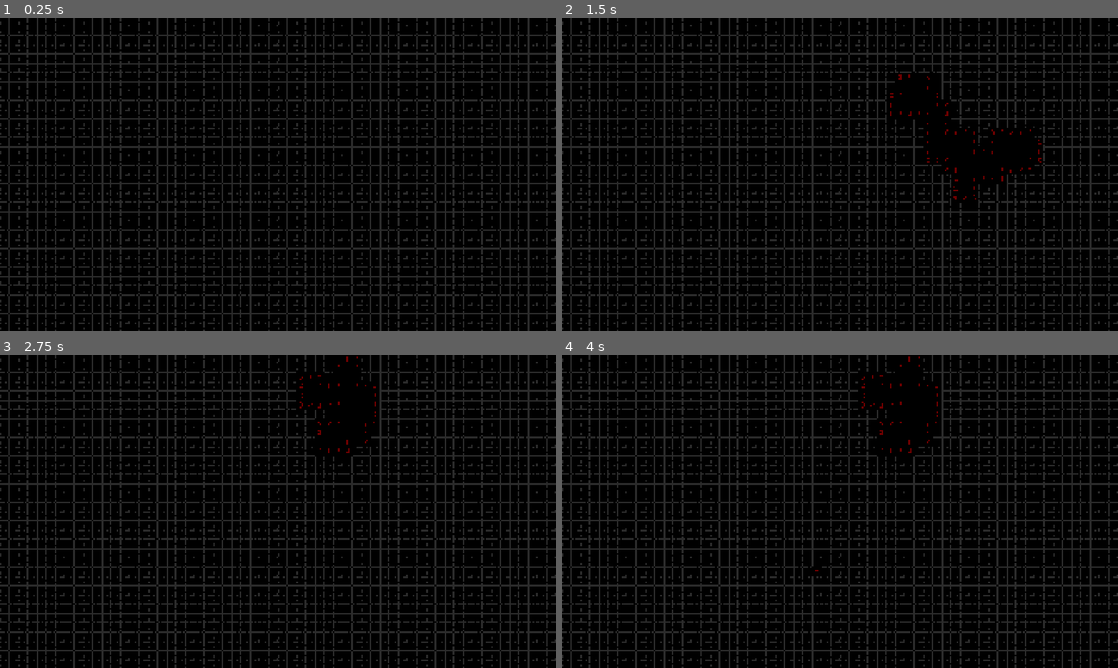
Above: before the commit, frames 1-4 (two rows, left to right).
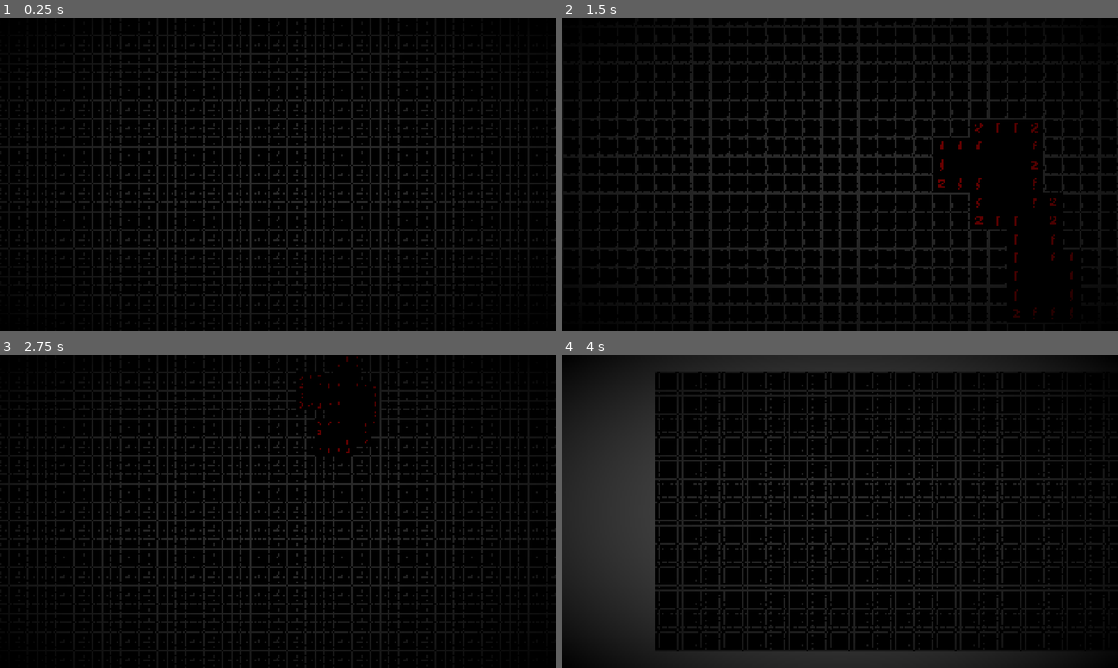
Above: after the commit, the same moments.

Repository: golopogus/overmine_testing
Game: Godot game, scene res://main_scene.tscn
The game is run twice, just before and just after one commit, with the same random seed, the same clock (stepped at 60 frames per second) and the same inputs.
Inputs (mouse positions are in pixels of both pictures, inside the frame that each line leads up to):
- Up to frame 1 (0.25 s): no input
- Up to frame 2 (1.5 s): tap Enter at 0.5 s; move the mouse to (962, 158) at 0.52 s; hold Up (ui_up) 0.53-1.28 s; hold Middle mouse button (pan) 0.53-1.28 s; click (962, 158) at 0.67 s; tap Space (space, bound only after the commit) at 0.8, 1.35 s; tap M (restart, bound only before the commit) at 1.25 s; move the mouse to (728, 190) at 1.27 s; click (728, 190) at 1.42 s
- Up to frame 3 (2.75 s): tap Down (zoom_down, bound only after the commit) at 1.55, 2.1 s; tap R (restart, bound only after the commit) at 2 s; move the mouse to (333, 442) at 2.02 s; hold Up (ui_up) from 2.03 s (still down); hold Middle mouse button (pan) from 2.03 s (still down); click (333, 442) at 2.17 s
- Up to frame 4 (4 s): tap M (restart, bound only before the commit) at 2.75 s; move the mouse to (812, 574) at 2.77 s; release Middle mouse button (pan) at 2.78 s; tap A (add) at 2.85 s; click (812, 574) at 2.92 s; tap Space (space, bound only after the commit) at 3.05 s; tap R (restart, bound only after the commit) at 3.5 s; move the mouse to (1006, 558) at 3.52 s; release Up (ui_up) at 3.53 s; press the mouse at (1006, 558) at 3.53 s; tap Down (zoom_down, bound only after the commit) at 3.8 s

The runs differ from the first frame. In frame 1, 2.9% of the frame differs, in the area x 0-100%, y 0-100%; in frame 2, 20%; in frame 3, 3.0%; in frame 4, 34%.

Commit message:
background shader

Diff:
--- /dev/null
+++ b/overmine/left_bar.gdshader
@@ -0,0 +1,22 @@
+shader_type canvas_item;
+
+void vertex() {
+	// Called for every vertex the material is visible on.
+}
+
+void fragment() {
+
+	texture(TEXTURE,UV);
+
+	COLOR = vec4(0.0,0.0,0.0,(1.0-UV.x) * (1.0-UV.x) +  UV.y * UV.y - UV.y + (1.0-UV.x) * .5);
+
+
+
+	//COLOR = vec4(UV,1,1);
+	// Called for every pixel the material is visible on.
+}
+
+//void light() {
+//	// Called for every pixel for every light affecting the CanvasItem.
+//	// Uncomment to replace the default light processing function with this one.
+//}
--- a/overmine/main_scene.gd
+++ b/overmine/main_scene.gd
@@ -45,7 +45,7 @@
 var upgrade_load = preload("res://upgrade_menu.tscn")
 var ball_load = preload("res://ball.tscn")
 var mark_load = preload('res://mark.tscn')
-var mouse_in = false
+var mouse_in = true
 var view_port_size
 var mine_thread
 var texture_dict
@@ -62,6 +62,7 @@
 		mouse_in = false
 
 func _ready() -> void:
+
 	mine_thread = Thread.new()
 	Globals.connect("ready_to_click",clicked)
 	Globals.connect("ball_ready",send_init)
@@ -149,18 +150,19 @@
 
 		mark(nearest_tile_pos, nearest_chunk_pos)
 
-	if Input.is_action_just_pressed("ui_up"):
+	if Input.is_action_just_pressed("restart"):
 		get_tree().reload_current_scene()
 
 
-	if Input.is_action_pressed("pan"):
+	if Input.is_action_pressed("space"):
+
 
 		if moveable == false:
 			local_mous_pos = get_global_mouse_position()
 
 		moveable = true
 
-	if Input.is_action_just_released("pan"):
+	if Input.is_action_just_released("space"):
 		moveable = false
 
 	if Input.is_action_just_pressed("add"):
@@ -170,15 +172,22 @@
 		add_child(ball)
 
 
-	if _event is InputEventMouseButton:
-		if _event.button_index == MOUSE_BUTTON_WHEEL_UP and _event.pressed:
+	if Input.is_action_just_pressed('zoom_up'):
 			if $Camera2D.zoom.x < 2.0 and $Camera2D.zoom.y < 2.0:
 				$Camera2D.zoom *= 2
 
-	if _event is InputEventMouseButton:
-		if _event.button_index == MOUSE_BUTTON_WHEEL_DOWN and _event.pressed:
+	if Input.is_action_just_pressed('zoom_down'):
 			if $Camera2D.zoom.x > .5 and $Camera2D.zoom.y > .5:
 				$Camera2D.zoom /= 2
+	#if _event is InputEventMouseButton:
+		#if _event.button_index == MOUSE_BUTTON_WHEEL_UP and _event.pressed:
+			#if $Camera2D.zoom.x < 2.0 and $Camera2D.zoom.y < 2.0:
+				#$Camera2D.zoom *= 2
+		#
+	#if _event is InputEventMouseButton:
+		#if _event.button_index == MOUSE_BUTTON_WHEEL_DOWN and _event.pressed:
+			#if $Camera2D.zoom.x > .5 and $Camera2D.zoom.y > .5:
+				#$Camera2D.zoom /= 2
 
 
 #############################################################################
--- a/overmine/main_scene.tscn
+++ b/overmine/main_scene.tscn
@@ -1,9 +1,10 @@
-[gd_scene load_steps=50 format=3 uid="uid://15d6kjfxhuns"]
+[gd_scene load_steps=52 format=3 uid="uid://15d6kjfxhuns"]
 
 [ext_resource type="Script" uid="uid://c4s62xpkh1som" path="res://main_scene.gd" id="1_2c62f"]
 [ext_resource type="FontFile" uid="uid://cq3udm4b6vmf1" path="res://fonts/ms-sans-serif-1.ttf" id="2_7th4q"]
 [ext_resource type="Texture2D" uid="uid://cd82ver13at5d" path="res://pics/hidden.png" id="2_gyfs4"]
 [ext_resource type="Texture2D" uid="uid://brf8whh3klgi4" path="res://pics/mine.png" id="3_m35m6"]
+[ext_resource type="Shader" uid="uid://c7cphda0f6bal" path="res://vignette.gdshader" id="4_c5xsv"]
 [ext_resource type="Texture2D" uid="uid://d2otfn7c6mhwi" path="res://pics/mineClicked.png" id="4_u0ygc"]
 [ext_resource type="Texture2D" uid="uid://tr6a0hueci6v" path="res://pics/big_middle.png" id="4_vimvf"]
 [ext_resource type="Texture2D" uid="uid://drnmfun5hayvq" path="res://pics/mineWrong.png" id="5_7th4q"]
@@ -50,6 +51,9 @@
 [ext_resource type="Texture2D" uid="uid://0e7ogahq7eev" path="res://pics/mine_scan.png" id="32_o4fqm"]
 [ext_resource type="Texture2D" uid="uid://3vol044mwh2x" path="res://pics/not_mine_scan.png" id="33_gfmxp"]
 
+[sub_resource type="ShaderMaterial" id="ShaderMaterial_84x1k"]
+shader = ExtResource("4_c5xsv")
+
 [node name="main_scene" type="Node2D"]
 script = ExtResource("1_2c62f")
 
@@ -415,6 +419,17 @@
 
 [node name="drills" type="Node2D" parent="."]
 
+[node name="screen" type="CanvasLayer" parent="."]
+
+[node name="vignette" type="ColorRect" parent="screen"]
+top_level = true
+z_as_relative = false
+material = SubResource("ShaderMaterial_84x1k")
+offset_right = 1920.0
+offset_bottom = 1080.0
+focus_behavior_recursive = 1
+mouse_filter = 2
+
 [connection signal="pressed" from="CanvasLayer/normal_rez/game/TextureButton" to="." method="_on_texture_button_pressed"]
 [connection signal="pressed" from="CanvasLayer/normal_rez/game/drill_buttons/drill_button" to="." method="_on_drill_button_pressed"]
 [connection signal="pressed" from="CanvasLayer/normal_rez/game/drill_buttons/buy_drill" to="." method="_on_buy_drill_pressed"]
--- a/overmine/project.godot
+++ b/overmine/project.godot
@@ -28,7 +28,6 @@
 
 window/size/viewport_width=1920
 window/size/viewport_height=1080
-window/size/mode=4
 window/stretch/mode="canvas_items"
 
 [input]
@@ -40,7 +39,7 @@
 }
 restart={
 "deadzone": 0.2,
-"events": [Object(InputEventKey,"resource_local_to_scene":fa …(140 unchanged characters)… d":false,"keycode":0,"physical_keycode":77,"key_label":0,"unicode":109,"location":0,"echo":false,"script":null)
+"events": [Object(InputEventKey,"resource_local_to_scene":fa …(140 unchanged characters)… d":false,"keycode":0,"physical_keycode":82,"key_label":0,"unicode":114,"location":0,"echo":false,"script":null)
 ]
 }
 pan={
@@ -65,7 +64,7 @@
 }
 rotate={
 "deadzone": 0.2,
-"events": [Object(InputEventKey,"resource_local_to_scene":fa …(140 unchanged characters)… d":false,"keycode":0,"physical_keycode":82,"key_label":0,"unicode":114,"location":0,"echo":false,"script":null)
+"events": [Object(InputEventKey,"resource_local_to_scene":fa …(140 unchanged characters)… d":false,"keycode":0,"physical_keycode":4194321,"key_label":0,"unicode":0,"location":0,"echo":false,"script":null)
 ]
 }
 add={
@@ -78,6 +77,21 @@
 "events": [Object(InputEventKey,"resource_local_to_scene":false,"resource_name":"","device":-1,"window_id":0,"alt_press …(192 unchanged characters)…
 ]
 }
+space={
+"deadzone": 0.2,
+"events": [Object(InputEventKey,"resource_local_to_scene":false,"resource_name":"","device":-1,"window_id":0,"alt_pressed":false,"shift_pressed":false,"ctrl_pressed":false,"meta_pressed":false,"pressed":false,"keycode":0,"physical_keycode":32,"key_label":0,"unicode":32,"location":0,"echo":false,"script":null)
+]
+}
+zoom_up={
+"deadzone": 0.2,
+"events": [Object(InputEventKey,"resource_local_to_scene":false,"resource_name":"","device":-1,"window_id":0,"alt_pressed":false,"shift_pressed":false,"ctrl_pressed":false,"meta_pressed":false,"pressed":false,"keycode":0,"physical_keycode":4194320,"key_label":0,"unicode":0,"location":0,"echo":false,"script":null)
+]
+}
+zoom_down={
+"deadzone": 0.2,
+"events": [Object(InputEventKey,"resource_local_to_scene":false,"resource_name":"","device":-1,"window_id":0,"alt_pressed":false,"shift_pressed":false,"ctrl_pressed":false,"meta_pressed":false,"pressed":false,"keycode":0,"physical_keycode":4194322,"key_label":0,"unicode":0,"location":0,"echo":false,"script":null)
+]
+}
 
 [rendering]
 
--- /dev/null
+++ b/overmine/right_bar.gdshader
@@ -0,0 +1,18 @@
+shader_type canvas_item;
+
+void vertex() {
+	// Called for every vertex the material is visible on.
+}
+
+void fragment() {
+	// Called for every pixel the material is visible on.
+	texture(TEXTURE,UV);
+
+	COLOR = vec4(0.0,0.0,0.0,UV.x * UV.x + UV.y * UV.y - UV.y + UV.x * .5);
+
+}
+
+//void light() {
+//	// Called for every pixel for every light affecting the CanvasItem.
+//	// Uncomment to replace the default light processing function with this one.
+//}
--- /dev/null
+++ b/overmine/vignette.gdshader
@@ -0,0 +1,21 @@
+shader_type canvas_item;
+
+void vertex() {
+	// Called for every vertex the material is visible on.
+}
+
+void fragment() {
+
+		texture(TEXTURE,UV);
+
+	float x = pow(UV.x - 0.5,2.0) * 2.0;
+	float y = pow(UV.y - 0.5,2.0) * 2.0;
+	COLOR = vec4(0.0,0.0,0.0,x + y);
+
+	// Called for every pixel the material is visible on.
+}
+
+//void light() {
+//	// Called for every pixel for every light affecting the CanvasItem.
+//	// Uncomment to replace the default light processing function with this one.
+//}
Not shown, added: overmine/left_bar.gdshader.uid
Not shown, added: overmine/right_bar.gdshader.uid
Not shown, added: overmine/vignette.gdshader.uid
Not shown, changed: overmine/pics/.DS_Store
